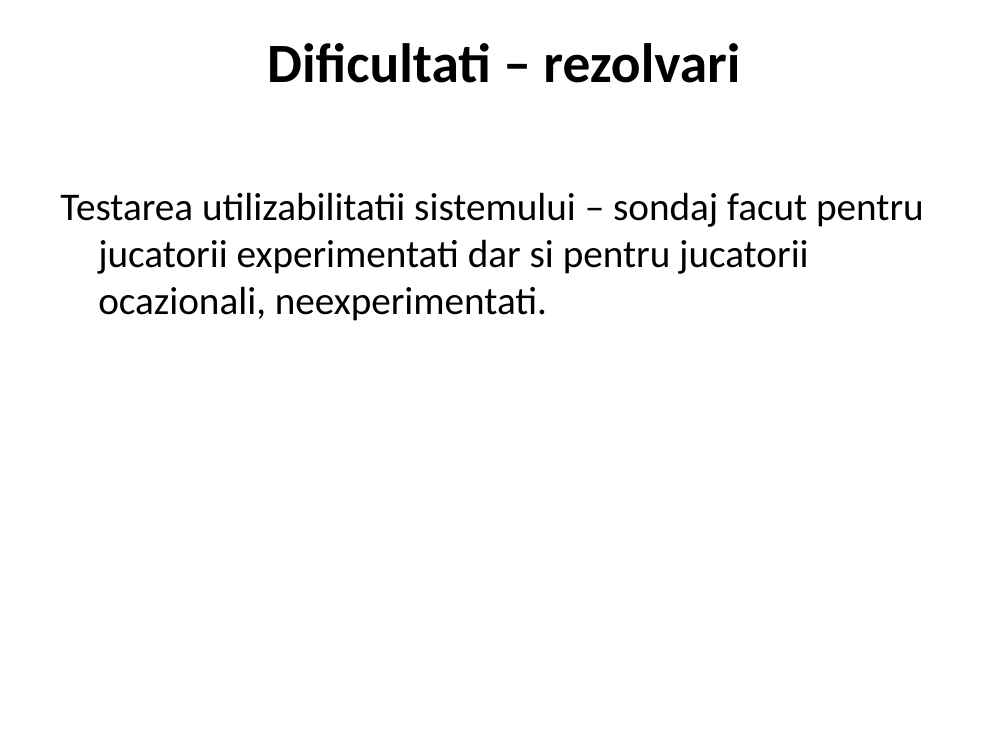
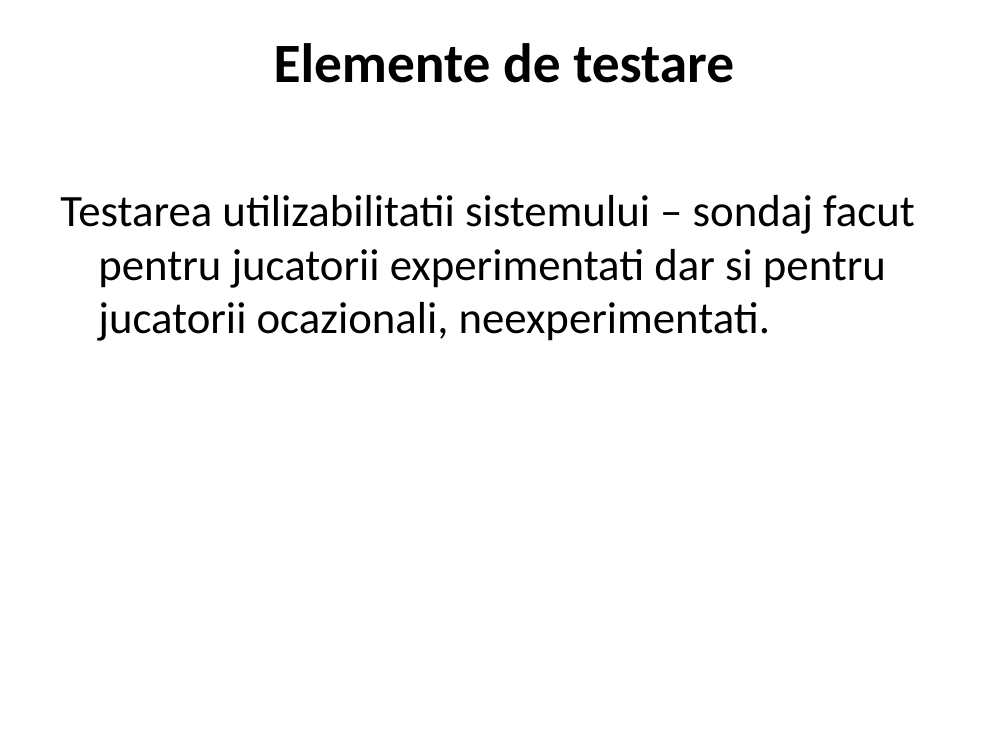
Before and after one commit to davidbalazs/chessEngine-documentation, a slide deck: slide 24 of Documentation written by me/Documente facute pentru facultate/SI_prezentare_finala.pptx (slide 23 before the commit). Drawn at 1008x756 pixels with LibreOffice and Linux fonts; fonts in the diff are those of the drawing; background and template pictures are left out. Boxes give left, top, right and bottom in pixels: in the first picture for what was removed or moved away, otherwise in the second. Text is boxed around its words. In the diff, an @@ line names an element or a change of style, - is before the commit and + after.

```diff
--- a/Documentation written by me/Documente facute pentru facultate/SI_prezentare_finala.pptx
+++ b/Documentation written by me/Documente facute pentru facultate/SI_prezentare_finala.pptx
@@ title at (274,43,734,83): text changed @@
-Dificultati – rezolvari
+Elemente de testare
@@ text "Testarea utilizabilitatii sistemului – sondaj ..." at (60,195,915,341): size 28 to 32 pt @@
```
Also in this commit, not shown: 8 other slides changed, 2 slides removed, 9 other files.
